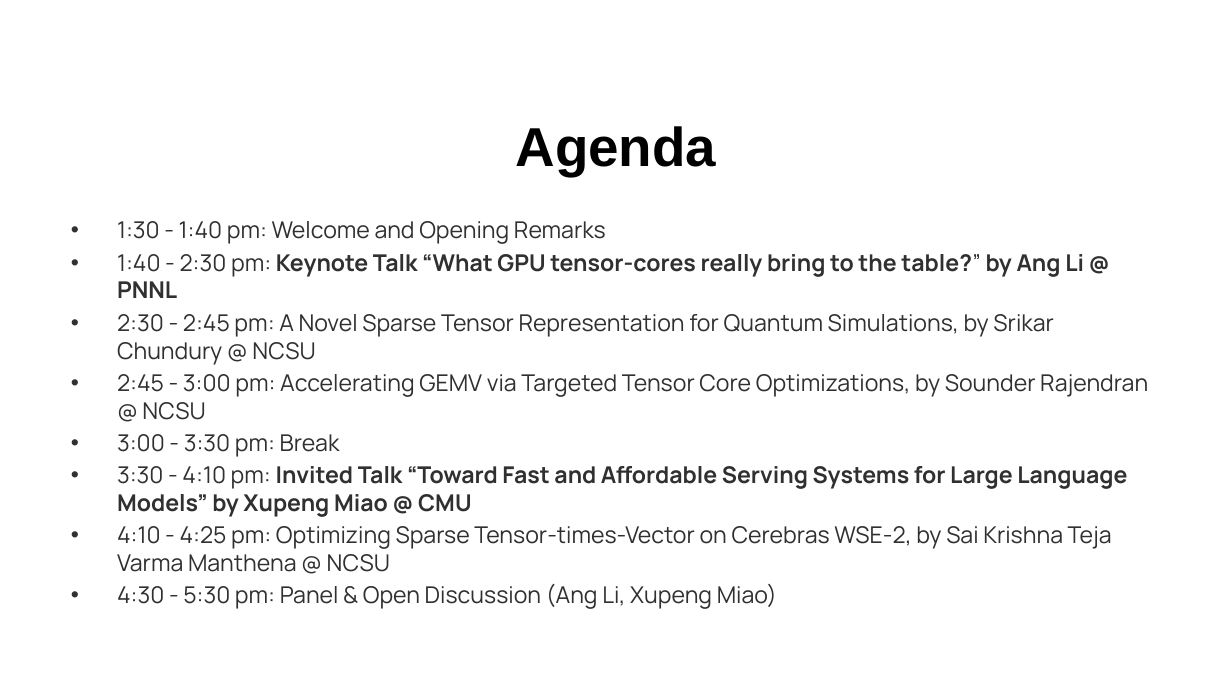
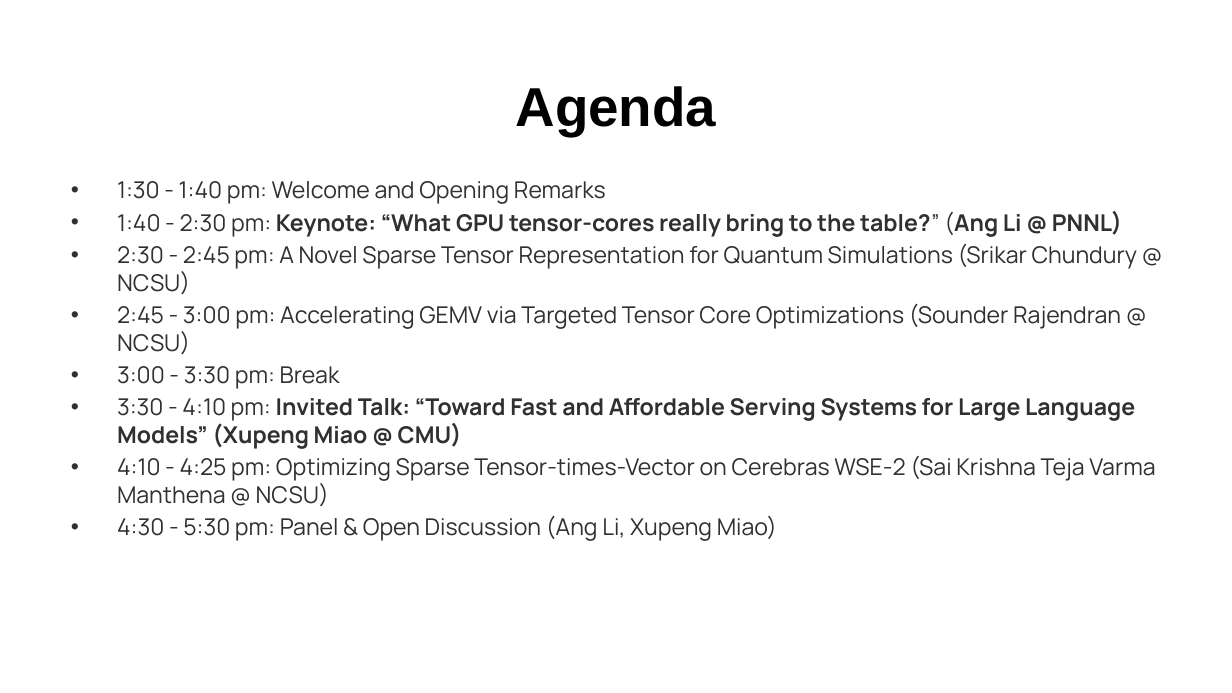
Before and after one commit to fruitfly1026/fruitfly1026.github.io, a slide deck: slide 3 of static/files/XTensor Workshop.pptx. Drawn at 1232x693 pixels with LibreOffice and Linux fonts; fonts in the diff are those of the drawing. Boxes give left, top, right and bottom in pixels: in the first picture for what was removed or moved away, otherwise in the second. Text is boxed around its words. In the diff, an @@ line names an element or a change of style, - is before the commit and + after.

Commit message:
update welcome slides

```diff
--- a/static/files/XTensor Workshop.pptx
+++ b/static/files/XTensor Workshop.pptx
@@ title "Agenda" moved from (x1=515, y1=126, x2=716, y2=176) to (x1=515, y1=86, x2=716, y2=136) @@
@@ text "1:30 - 1:40 pm: Welcome ..." moved from (x1=117, y1=221, x2=1148, y2=609) to (x1=117, y1=181, x2=1155, y2=541) @@
@@ text at (x1=117, y1=211, x2=1137, y2=355): text changed @@
-• 1:40 - 2:30 pm: Keynote Talk “What GPU tensor-cores really bring to the table?” by Ang Li @ PNNL
-• 2:30 - 2:45 pm: A Novel Sparse Tensor Representation for Quantum Simulations, by Srikar Chundury @ NCSU
-• 2:45 - 3:00 pm: Accelerating GEMV via Targeted Tensor Core Optimizations, by Sounder Rajendran @ NCSU
+• 1:40 - 2:30 pm: Keynote: “What GPU tensor-cores really bring to the table?” (Ang Li @ PNNL)
+• 2:30 - 2:45 pm: A Novel Sparse Tensor Representation for Quantum Simulations (Srikar Chundury @ NCSU)
+• 2:45 - 3:00 pm: Accelerating GEMV via Targeted Tensor Core Optimizations (Sounder Rajendran @ NCSU)
@@ text at (x1=117, y1=398, x2=1155, y2=506): text changed @@
-• 3:30 - 4:10 pm: Invited Talk “Toward Fast and Affordable Serving Systems for Large Language Models” by Xupeng Miao @ CMU
-• 4:10 - 4:25 pm: Optimizing Sparse Tensor-times-Vector on Cerebras WSE-2, by Sai Krishna Teja Varma Manthena @ NCSU
+• 3:30 - 4:10 pm: Invited Talk: “Toward Fast and Affordable Serving Systems for Large Language Models” (Xupeng Miao @ CMU)
+• 4:10 - 4:25 pm: Optimizing Sparse Tensor-times-Vector on Cerebras WSE-2 (Sai Krishna Teja Varma Manthena @ NCSU)
```
Also in this commit, not shown: 4 other slides changed, 1 slide added, 1 other file.
